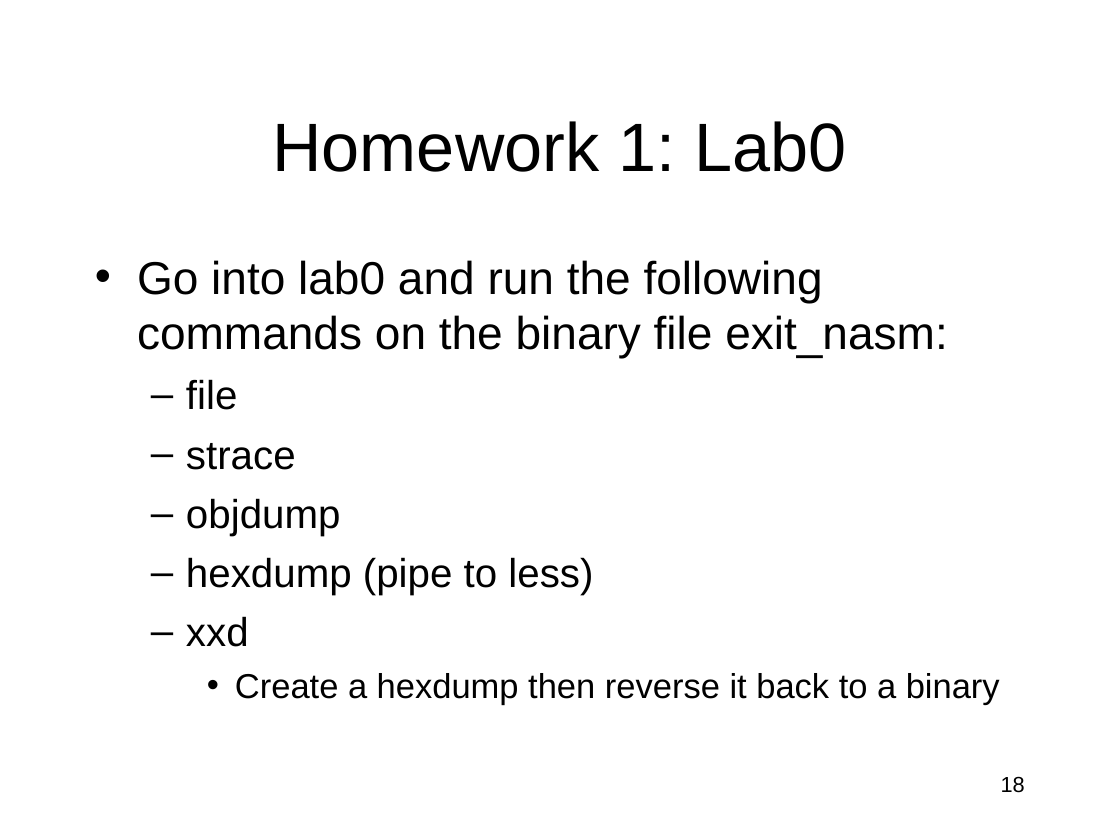
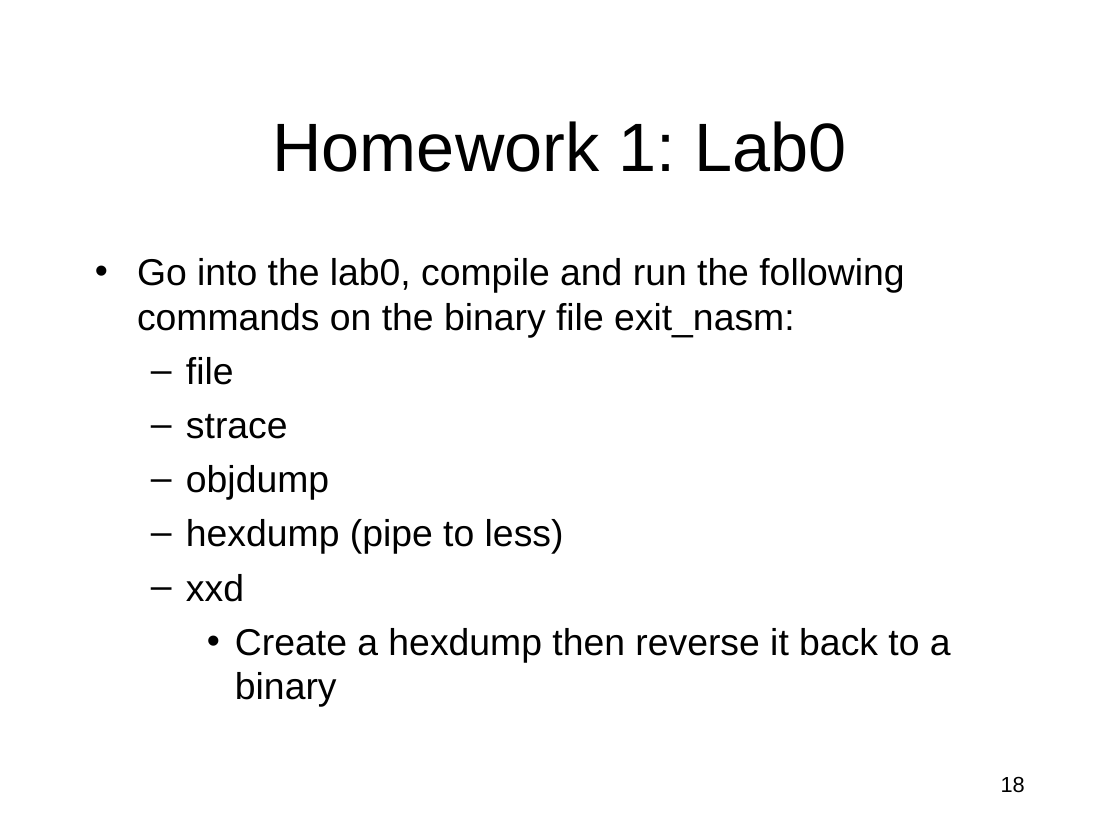
Before and after one commit to RobotMafiaCTF/RE_VR_Training, a slide deck: slide 18 of assembly/ppts/IntroductionToIntelx86-Part2.ppt. Drawn at 1120x840 pixels with LibreOffice and Linux fonts; fonts in the diff are those of the drawing. Boxes give left, top, right and bottom in pixels: in the first picture for what was removed or moved away, otherwise in the second. Text is boxed around its words. In the diff, an @@ line names an element or a change of style, - is before the commit and + after.

```diff
--- a/assembly/ppts/IntroductionToIntelx86-Part2.ppt
+++ b/assembly/ppts/IntroductionToIntelx86-Part2.ppt
@@ text at (137, 258, 904, 337): text changed; size 29.6 to 24 pt @@
-• Go into lab0 and run the following commands on the binary file exit_nasm:
+• Go into the lab0, compile and run the following commands on the binary file exit_nasm:
@@ text at (186, 357, 951, 707): size 25.9 to 24 pt in "file", "strace", "objdump", "hexdump (pipe to less)" and 1 more places; size 22.2 to 24 pt in "Create a hexdump then reverse it back ..."; less space between paragraphs @@
```
Also in this commit, not shown: 1 other slide changed, 1 other file.
